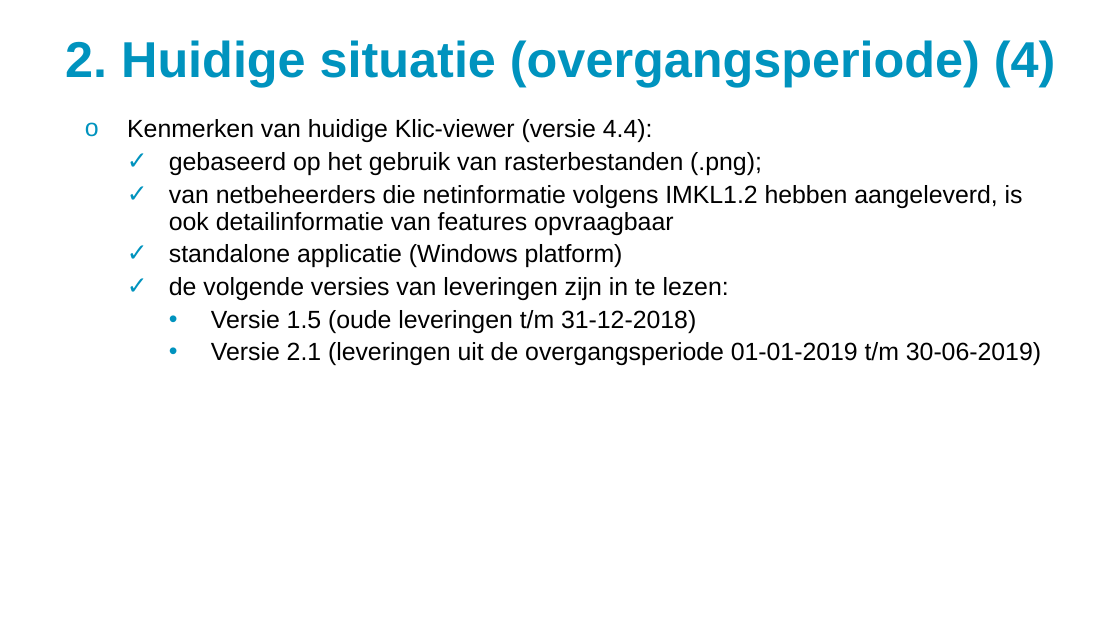
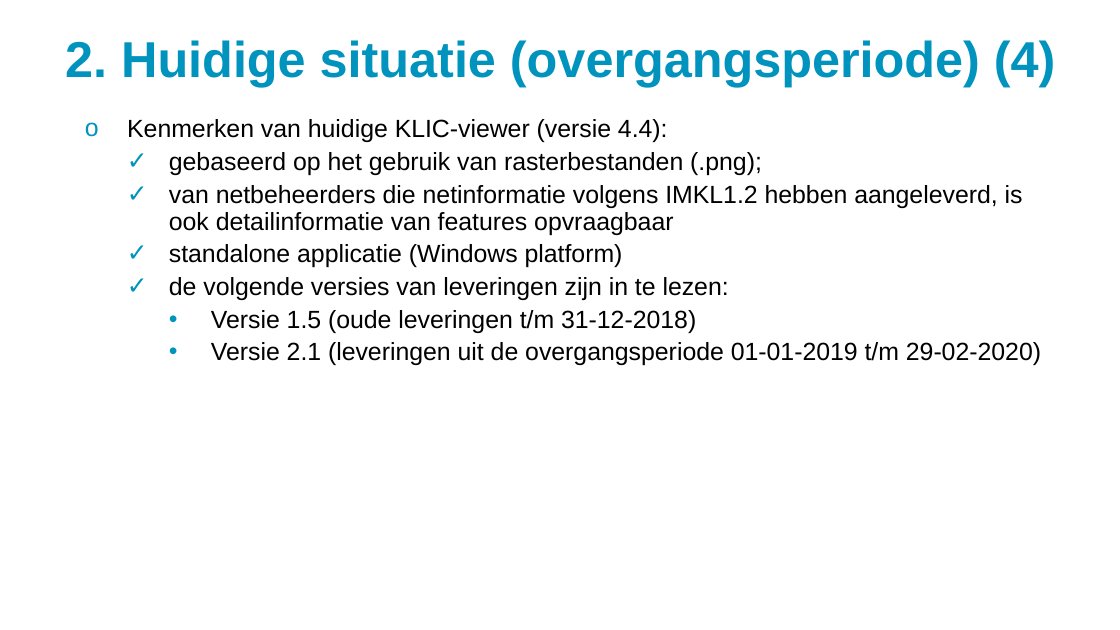
Before and after one commit to kadaster/klic-win, a slide deck: slide 7 of Uitleveren/WIBON levering - producten NA overgangsperiode.ppsx. Drawn at 1120x630 pixels with LibreOffice and Linux fonts; fonts in the diff are those of the drawing; background and template pictures are left out. Boxes give left, top, right and bottom in pixels: in the first picture for what was removed or moved away, otherwise in the second. Text is boxed around its words. In the diff, an @@ line names an element or a change of style, - is before the commit and + after.

Commit message:
einde overgangsperiode 29-02-2020

```diff
--- a/Uitleveren/WIBON levering - producten NA overgangsperiode.ppsx
+++ b/Uitleveren/WIBON levering - producten NA overgangsperiode.ppsx
@@ text at (x1=127, y1=119, x2=668, y2=142): text changed @@
-  o Kenmerken van huidige Klic-viewer (versie 4.4):
+  o Kenmerken van huidige KLIC-viewer (versie 4.4):
@@ text at (x1=211, y1=342, x2=1041, y2=365): text changed @@
-    • Versie 2.1 (leveringen uit de overgangsperiode 01-01-2019 t/m 30-06-2019)
+    • Versie 2.1 (leveringen uit de overgangsperiode 01-01-2019 t/m 29-02-2020)
```
Also in this commit, not shown: 11 other slides changed, 1 slide removed, 3 other files.
